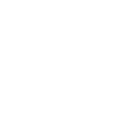
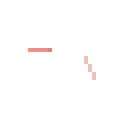
The second 128 x 128 image is a revision of the first. Changes to its layers:
showed "arms_set_blank_side_point_frame3", painted on it over (28, 48, 96, 80)
